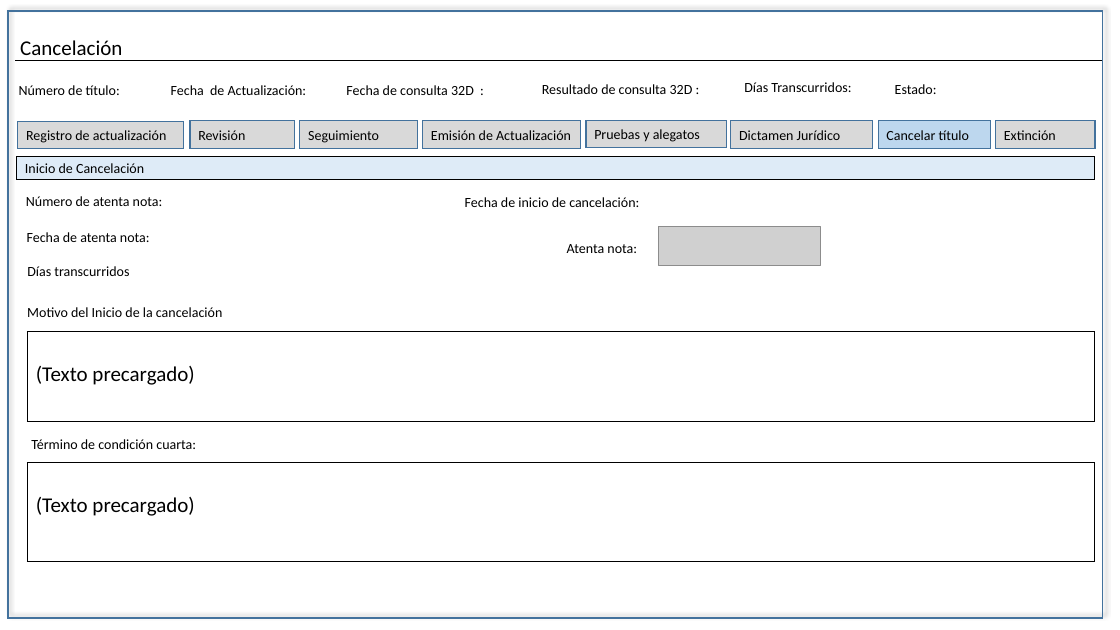
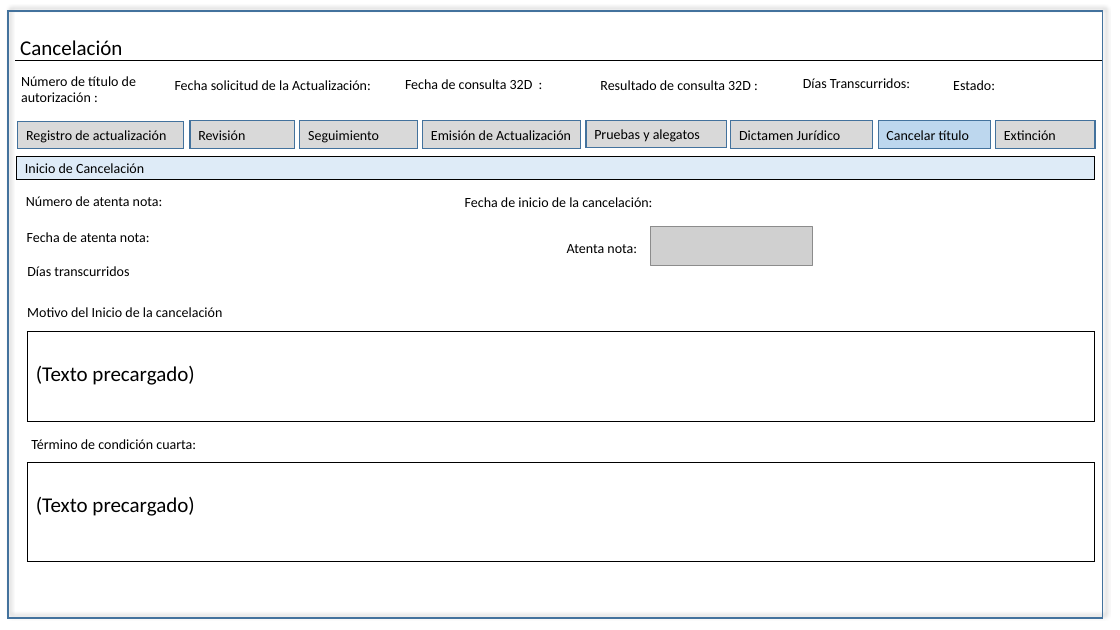
Before and after one commit to EDDIE83/Documentos, a slide deck: slide 3 of TAF 092019/Cancelación.pptx. Drawn at 1120x630 pixels with LibreOffice and Linux fonts; fonts in the diff are those of the drawing; grey boxes stand for pictures. Boxes give left, top, right and bottom in pixels: in the first picture for what was removed or moved away, otherwise in the second. Text is boxed around its words. In the diff, an @@ line names an element or a change of style, - is before the commit and + after.

```diff
--- a/TAF 092019/Cancelación.pptx
+++ b/TAF 092019/Cancelación.pptx
@@ text at <box>21,76,136,102</box>: text changed @@
-Número de título:
+Número de título de autorización :
@@ text at <box>175,80,371,90</box>: text changed @@
-Fecha de Actualización:
+Fecha solicitud de la Actualización:
@@ 4 texts: place and size @@
-4 texts at <box>346,82,937,95</box>
+4 texts at <box>405,78,995,90</box>
@@ text at <box>465,197,652,207</box>: text changed @@
-Fecha de inicio de cancelación:
+Fecha de inicio de la cancelación:
@@ picture: place and size @@
-picture at <box>658,227,820,266</box>
+picture at <box>650,227,812,266</box>
```
Also in this commit, not shown: 14 other slides changed, 3 other files.
